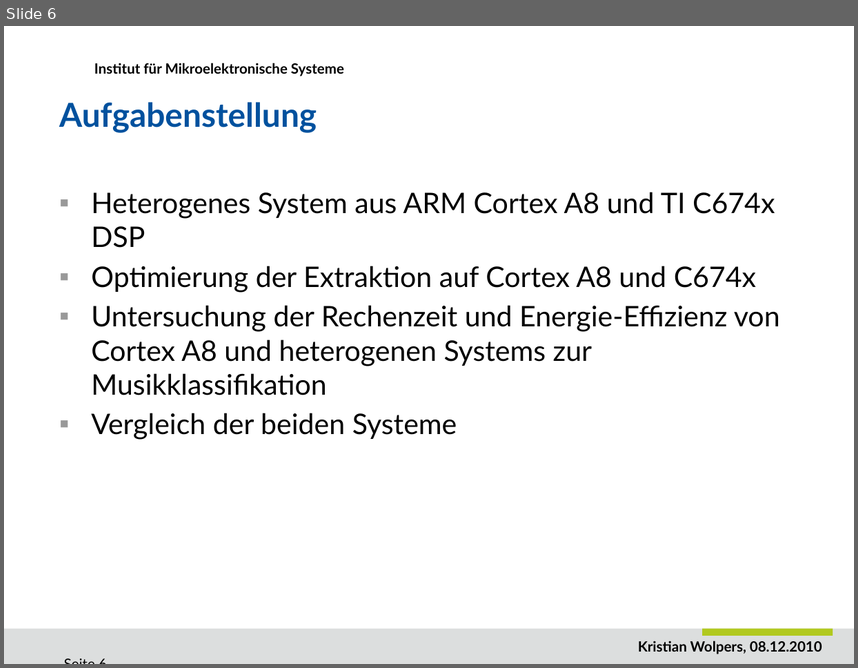
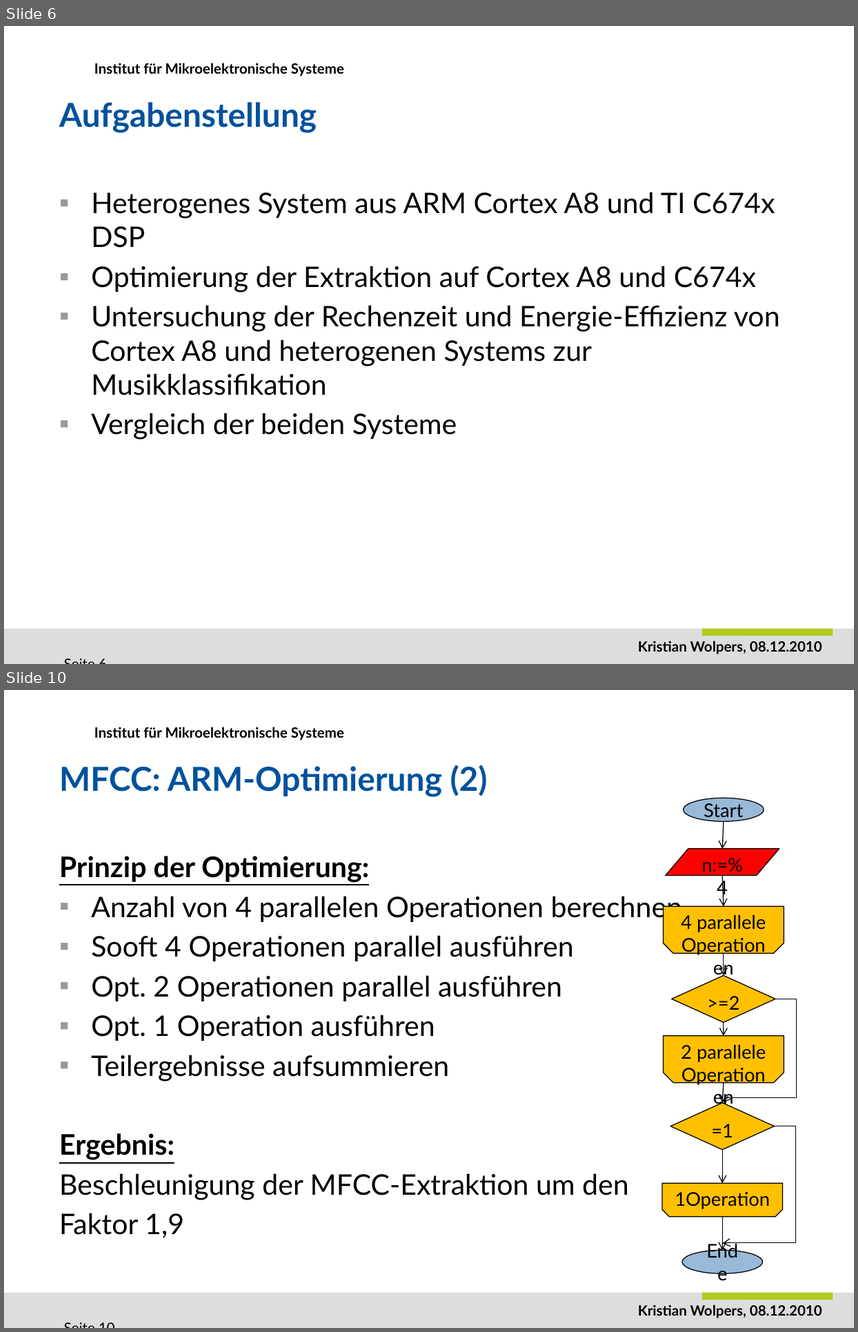
Before and after one commit to DuncanSin/Masterarbeit, a slide deck: Speech/Praesentation1.pptx. Shown one above the other, each under a label of ours: slide 6 before the commit, slides 6 and 10 after it; the slides between them are not shown. The pictures are 858x668 and 858x1332 pixels, drawn with LibreOffice and Linux fonts; fonts in the diff are those of the drawing; background and template pictures are left out. Boxes give left, top, right and bottom in pixels: in the first picture for what was removed or moved away, otherwise in the second. Text is boxed around its words. In the diff, an @@ line names an element or a change of style, - is before the commit and + after.

```diff
--- a/Speech/Praesentation1.pptx
+++ b/Speech/Praesentation1.pptx
@@ slide 10 added at (4,690,854,1328), background #FFFFFF; not listed: 4 template elements that a slide beside it also shows @@
@@ title added at (59,765,488,797), 28 pt, text #00519E, bold @@
+MFCC: ARM-Optimierung (2)
@@ ellipse added at (683,798,763,822), fill #99B9D8, outline #000000 0.75 pt, 16 pt, text #000000 @@
+Start
@@ arrow added from (723, 822) to (722, 849), #000000 0.75 pt @@
@@ flow chart input output added at (665,849,780,876), fill #FF0000, outline #000000 0.75 pt, 16 pt, text #000000 @@
+n:=%4
@@ text added at (59,856,683,1238), 24 pt, text #000000 @@
+Prinzip der Optimierung:
+▪ Anzahl von 4 parallelen Operationen berechnen
+▪ Sooft 4 Operationen parallel ausführen
+▪ Opt. 2 Operationen parallel ausführen
+▪ Opt. 1 Operation ausführen
+▪ Teilergebnisse aufsummieren
+Ergebnis:
+Beschleunigung der MFCC-Extraktion um den
+Faktor 1,9
@@ arrow added from (722, 876) to (723, 906), #000000 0.75 pt @@
@@ snip same rect added at (664,906,784,953), fill #FFC000, outline #000000 0.75 pt, 16 pt, text #000000 @@
+4 parallele
+Operationen
@@ arrow added from (723, 954) to (723, 976), #000000 0.75 pt @@
@@ diamond added at (671,976,775,1023), fill #FFC000, outline #000000 0.75 pt, 16 pt, text #000000 @@
+>=2
@@ elbow arrow added from (776, 998) to (723, 1103), #000000 0.75 pt @@
@@ snip same rect added at (664,1035,784,1082), fill #FFC000, outline #000000 0.75 pt, 16 pt, text #000000 @@
+2 parallele
+Operationen
@@ arrow added from (723, 1023) to (723, 1035), #000000 0.75 pt @@
@@ arrow added from (723, 1083) to (722, 1103), #000000 0.75 pt @@
@@ diamond added at (671,1103,774,1149), fill #FFC000, outline #000000 0.75 pt, 16 pt, text #000000 @@
+=1
@@ elbow arrow added from (774, 1126) to (722, 1243), #000000 0.75 pt @@
@@ arrow added from (722, 1149) to (722, 1183), #000000 0.75 pt @@
@@ snip same rect added at (662,1183,783,1216), fill #FFC000, outline #000000 0.75 pt, 16 pt, text #000000 @@
+1Operation
@@ arrow added from (722, 1216) to (722, 1250), #000000 0.75 pt @@
@@ ellipse added at (682,1250,762,1273), fill #99B9D8, outline #000000 0.75 pt, 16 pt, text #000000 @@
+Ende
```
Also in this commit, not shown: 12 slides changed, 1 other slide added, 1 slide removed, 2 other files.
